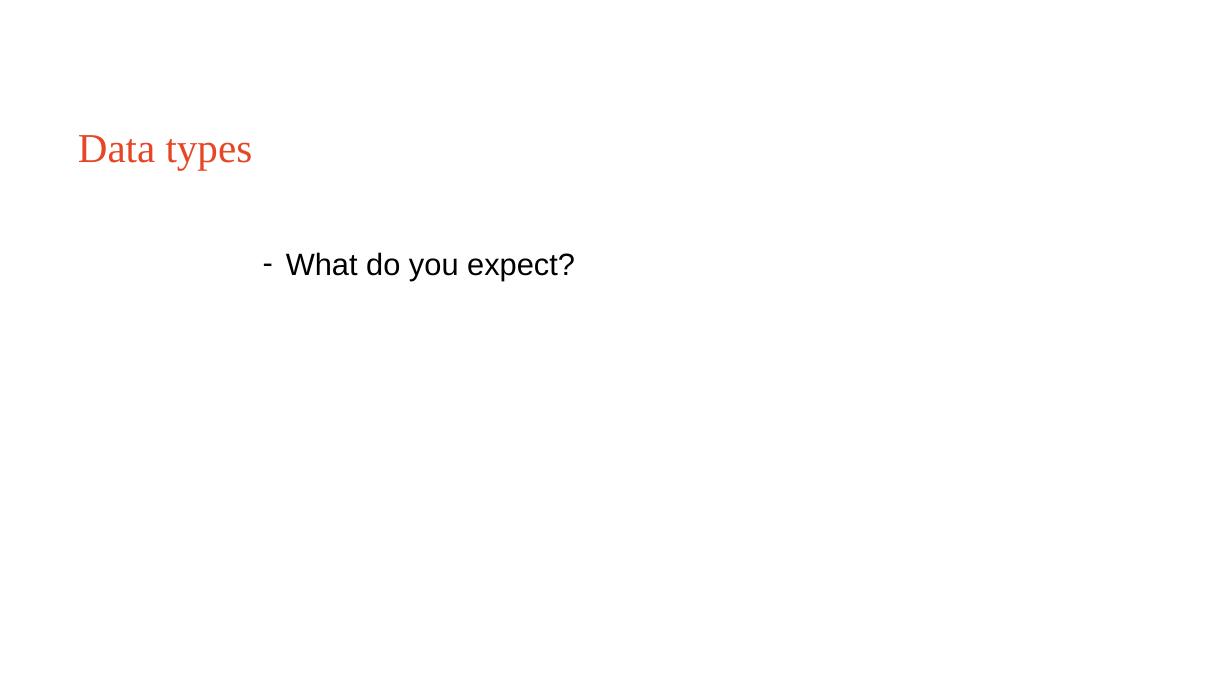
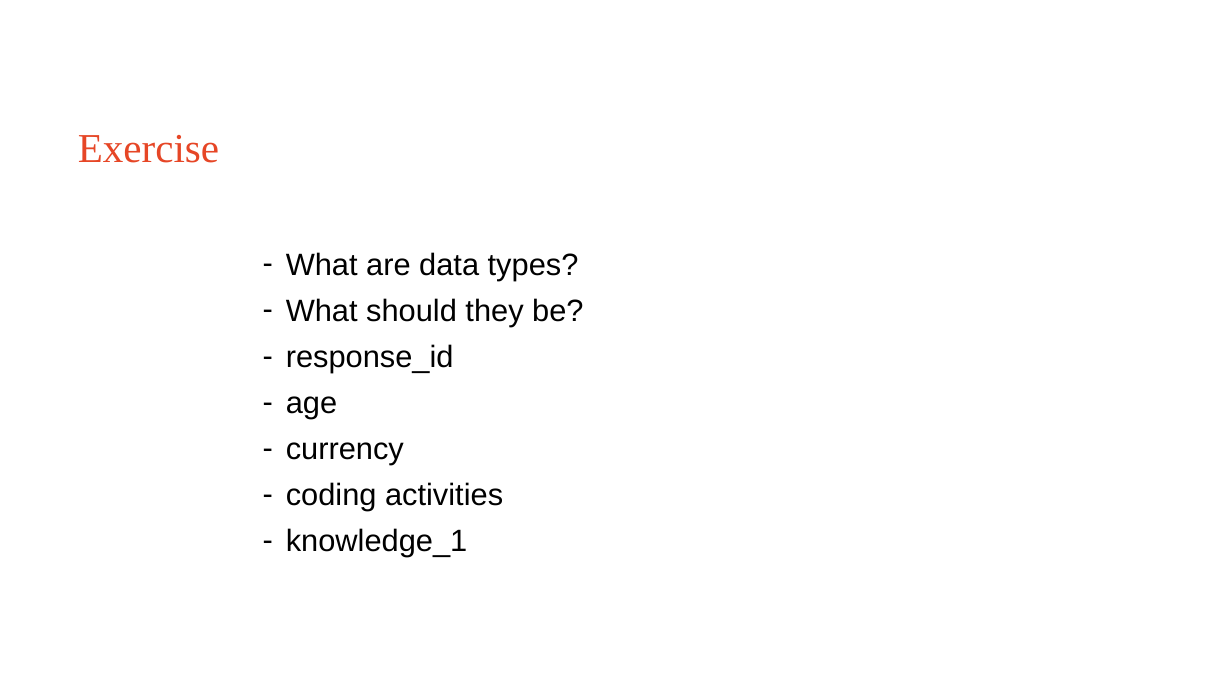
Before and after one commit to Sydney-Informatics-Hub/EDAinR, a slide deck: slide 43 of eda_r.pptx (slide 44 before the commit). Drawn at 1232x693 pixels with LibreOffice and Linux fonts; fonts in the diff are those of the drawing. Boxes give left, top, right and bottom in pixels: in the first picture for what was removed or moved away, otherwise in the second. Text is boxed around its words. In the diff, an @@ line names an element or a change of style, - is before the commit and + after.

```diff
--- a/eda_r.pptx
+++ b/eda_r.pptx
@@ title at (78,135,219,163): text changed @@
-Data types
+Exercise
@@ text at (286,252,583,557): text changed @@
-– What do you expect?
+– What are data types?
+– What should they be?
+– response_id
+– age
+– currency
+– coding activities
+– knowledge_1
```
Also in this commit, not shown: 6 other slides changed, 3 slides added, 4 slides removed.
